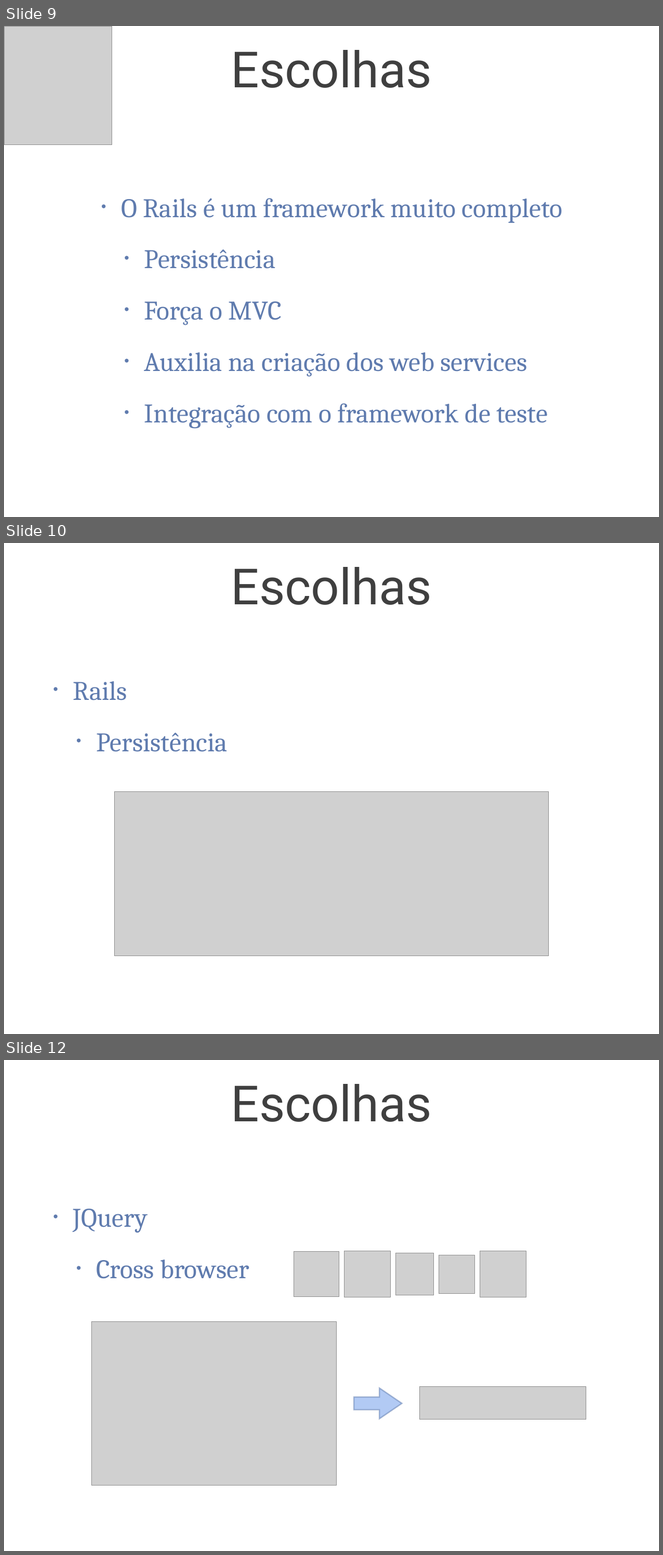
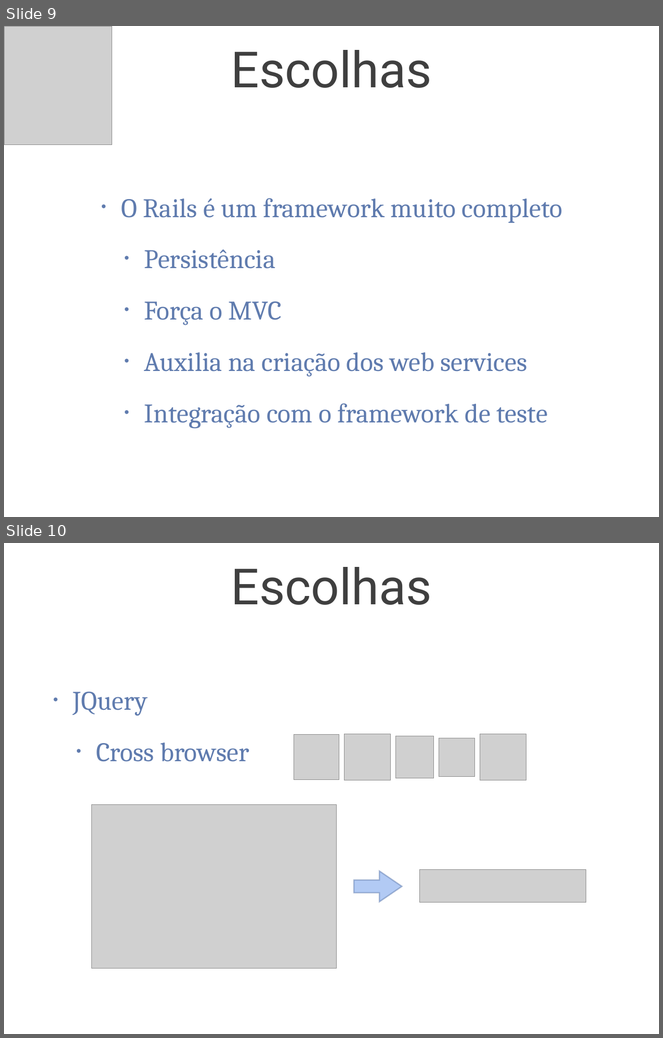
Before and after one commit to tulios/projetofinal-roteiros, a slide deck: apresentacao/apresentacao.ppt. Shown one above the other, each under a label of ours: slides 9, 10 and 12 before the commit, slides 9 and 10 after it; the slides between them are not shown. The pictures are 663x1555 and 663x1038 pixels, drawn with LibreOffice and Linux fonts; fonts in the diff are those of the drawing; grey boxes stand for pictures; background and template pictures are left out. Boxes give left, top, right and bottom in pixels: in the first picture for what was removed or moved away, otherwise in the second. Text is boxed around its words. In the diff, an @@ line names an element or a change of style, - is before the commit and + after.

```diff
--- a/apresentacao/apresentacao.ppt
+++ b/apresentacao/apresentacao.ppt
@@ slide 10 removed at (x1=4, y1=543, x2=659, y2=1034), background picture (left out) @@
@@ title removed at (x1=231, y1=567, x2=432, y2=605) @@
-Escolhas
@@ text removed at (x1=73, y1=681, x2=228, y2=752) @@
-• Rails
-  • Persistência
@@ picture removed at (x1=115, y1=792, x2=548, y2=956) @@
@@ what was slide 12 is now slide 10 @@
```
Also in this commit, not shown: 4 slides changed, 3 other slides removed, 2 other files.
